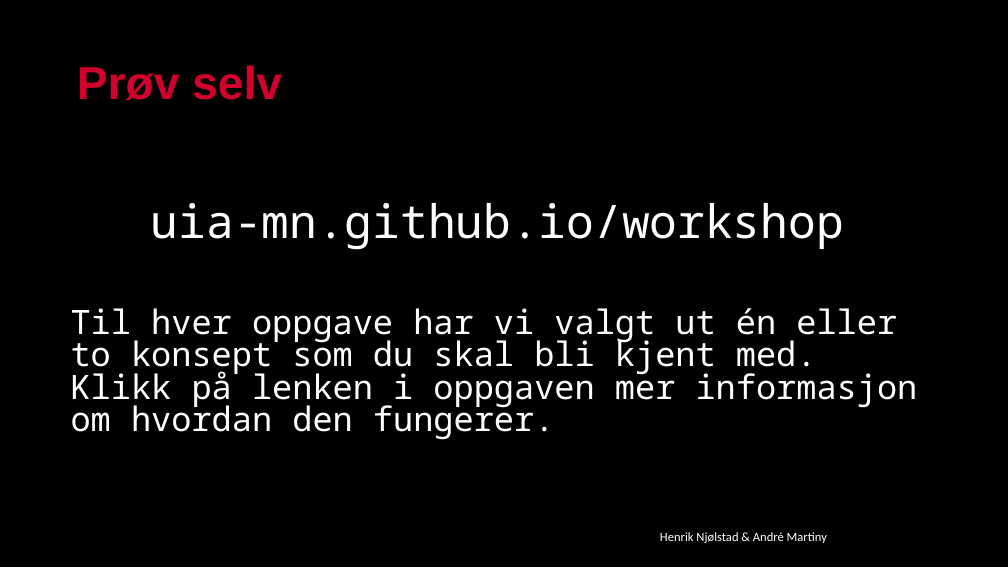
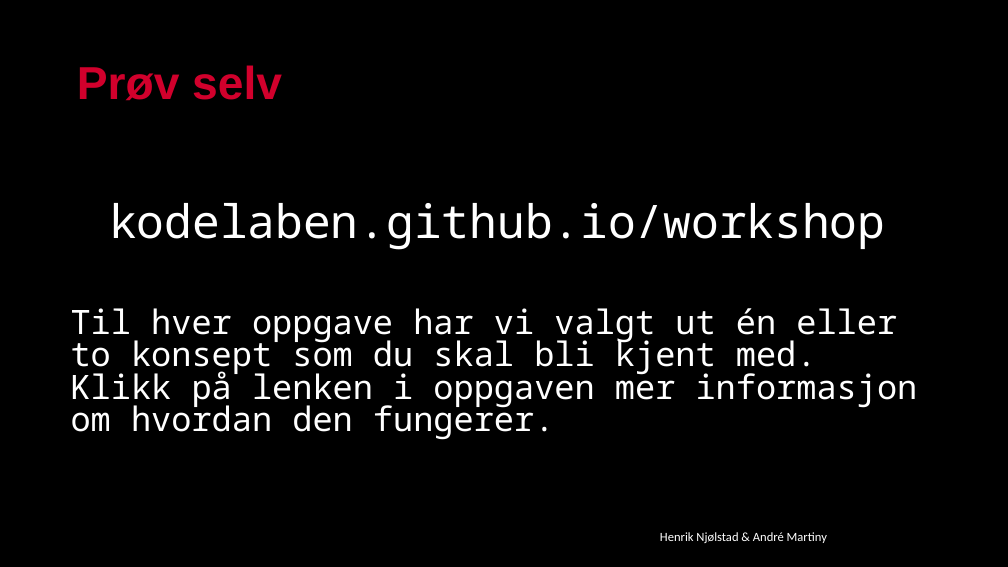
Before and after one commit to kodelaben/kodelaben.github.io, a slide deck: slide 21 of _drafts/Oppgaver/Workshop/Workshop_2PP.pptx. Drawn at 1008x567 pixels with LibreOffice and Linux fonts; fonts in the diff are those of the drawing; background and template pictures are left out. Boxes give left, top, right and bottom in pixels: in the first picture for what was removed or moved away, otherwise in the second. Text is boxed around its words. In the diff, an @@ line names an element or a change of style, - is before the commit and + after.

```diff
--- a/_drafts/Oppgaver/Workshop/Workshop_2PP.pptx
+++ b/_drafts/Oppgaver/Workshop/Workshop_2PP.pptx
@@ text at bbox=[109, 203, 885, 250]: text changed @@
-uia-mn.github.io/workshop
+kodelaben.github.io/workshop
```
Also in this commit, not shown: 4 other slides changed, 4 other files.
